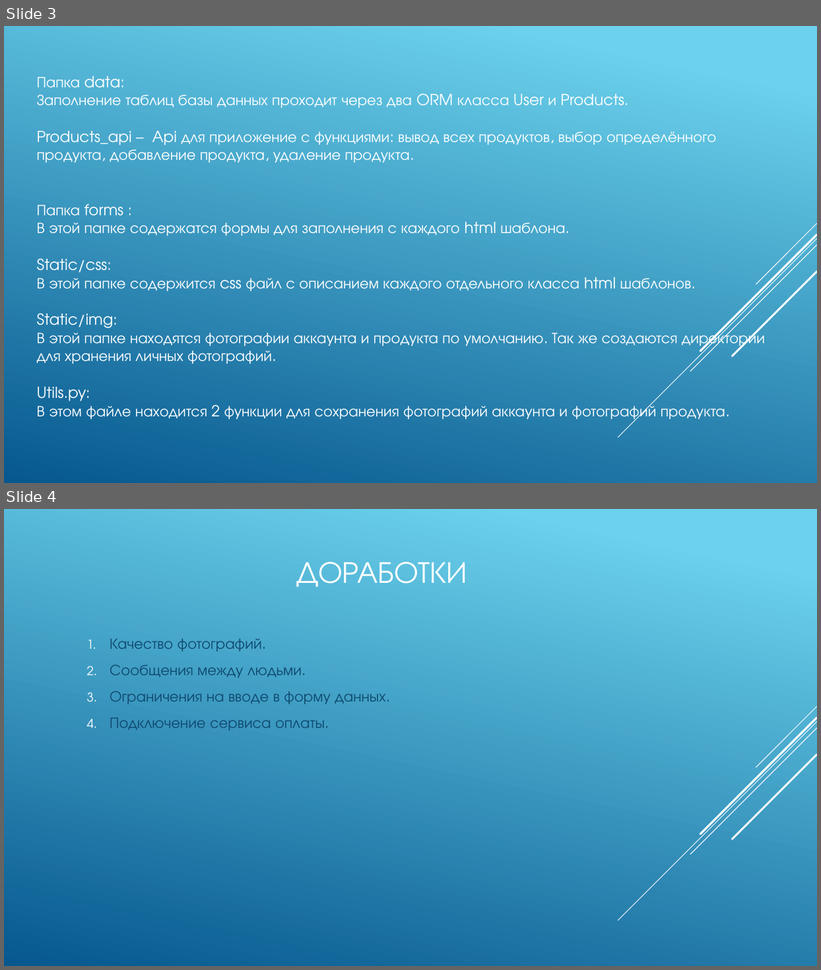
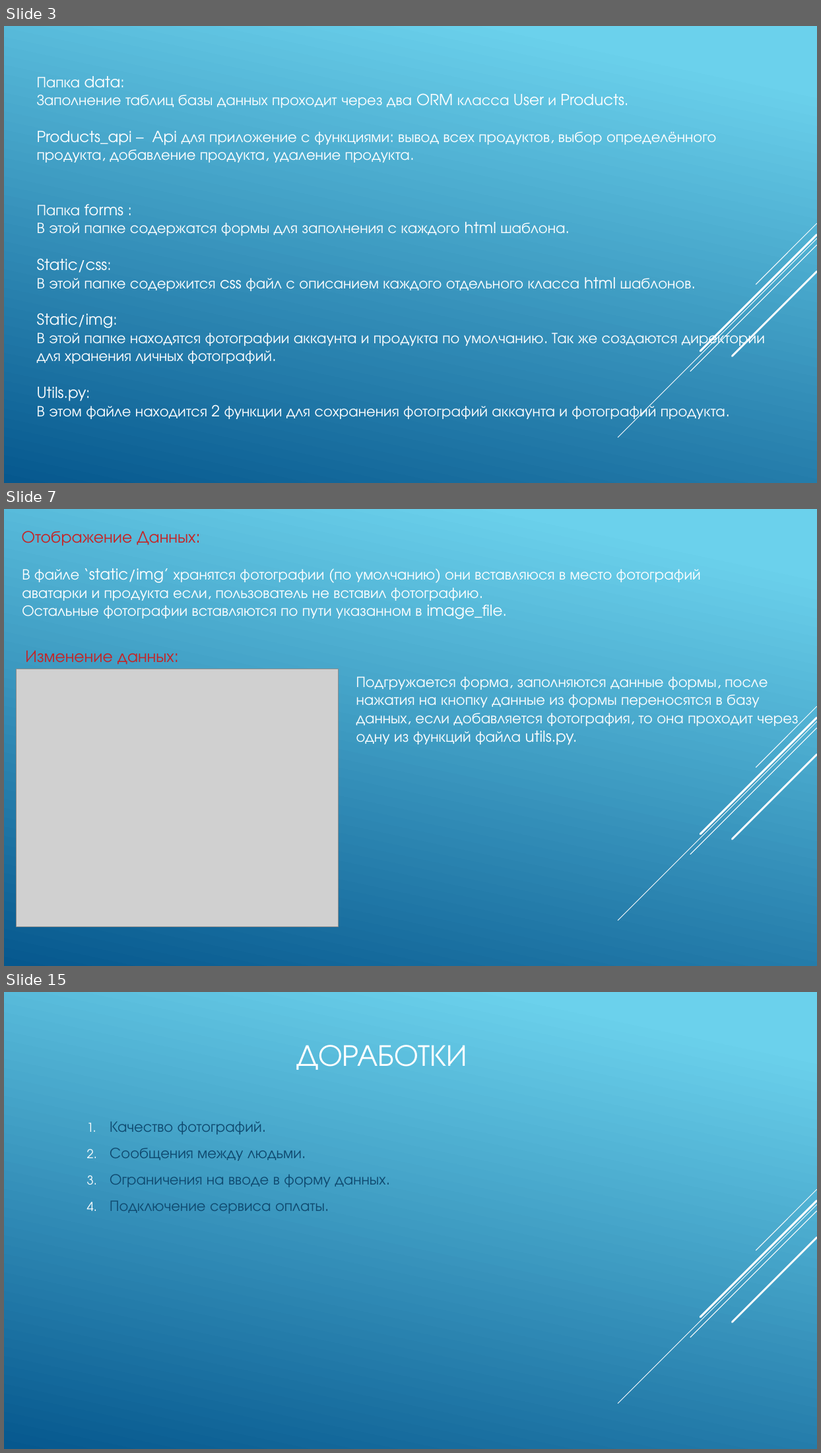
Before and after one commit to IlyaLyamin/buynet, a slide deck: Презентация и описание/описание/проект.pptx. Shown one above the other, each under a label of ours: slides 3 and 4 before the commit, slides 3, 7 and 15 after it; the slides between them are not shown. The pictures are 821x970 and 821x1453 pixels, drawn with LibreOffice and Linux fonts; fonts in the diff are those of the drawing; grey boxes stand for pictures. Boxes give left, top, right and bottom in pixels: in the first picture for what was removed or moved away, otherwise in the second. Text is boxed around its words. In the diff, an @@ line names an element or a change of style, - is before the commit and + after.

```diff
--- a/Презентация и описание/описание/проект.pptx
+++ b/Презентация и описание/описание/проект.pptx
@@ slide 7 added at (4, 509, 817, 966), background gradient #6ED2EB to #06588E; not listed: 5 template elements that a slide beside it also shows @@
@@ text added at (22, 531, 195, 546), 20 pt, text #C62324 @@
+Отображение Данных:
@@ text added at (22, 568, 701, 619), 18 pt, text #FFFFFF @@
+В файле ‘static/img’ хранятся фотографии (по умолчанию) они вставляюся в место фотографий аватарки и продукта если, пользователь не вставил фотографию.
+Остальные фотографии вставляются по пути указанном в image_file.
@@ text added at (25, 650, 174, 665), 20 pt, text #C62324 @@
+Изменение данных:
@@ picture added at (16, 669, 338, 927) @@
@@ text added at (356, 677, 799, 745), 18 pt, text #FFFFFF @@
+Подгружается форма, заполняются данные формы, после нажатия на кнопку данные из формы переносятся в базу данных, если добавляется фотография, то она проходит через одну из функций файла utils.py.
@@ what was slide 4 is now slide 15 @@
```
Also in this commit, not shown: 10 other slides added, 1 other file.
